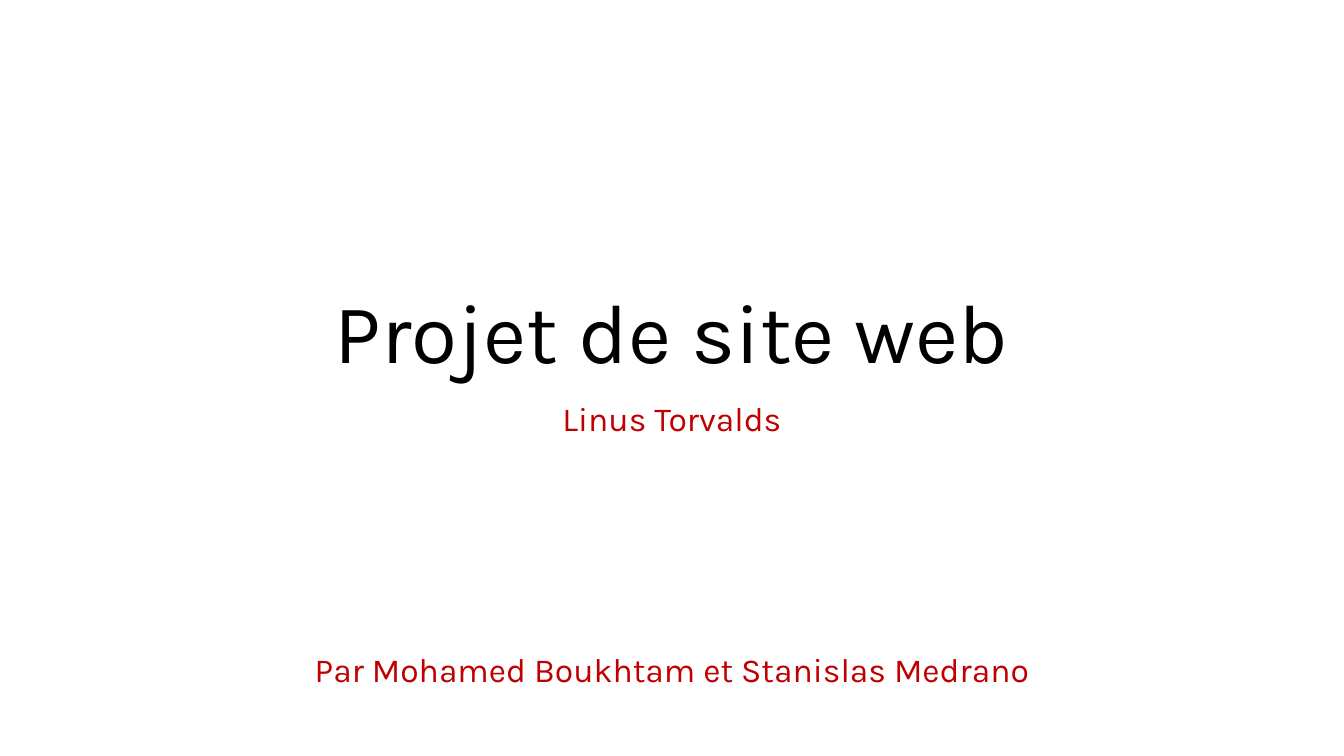
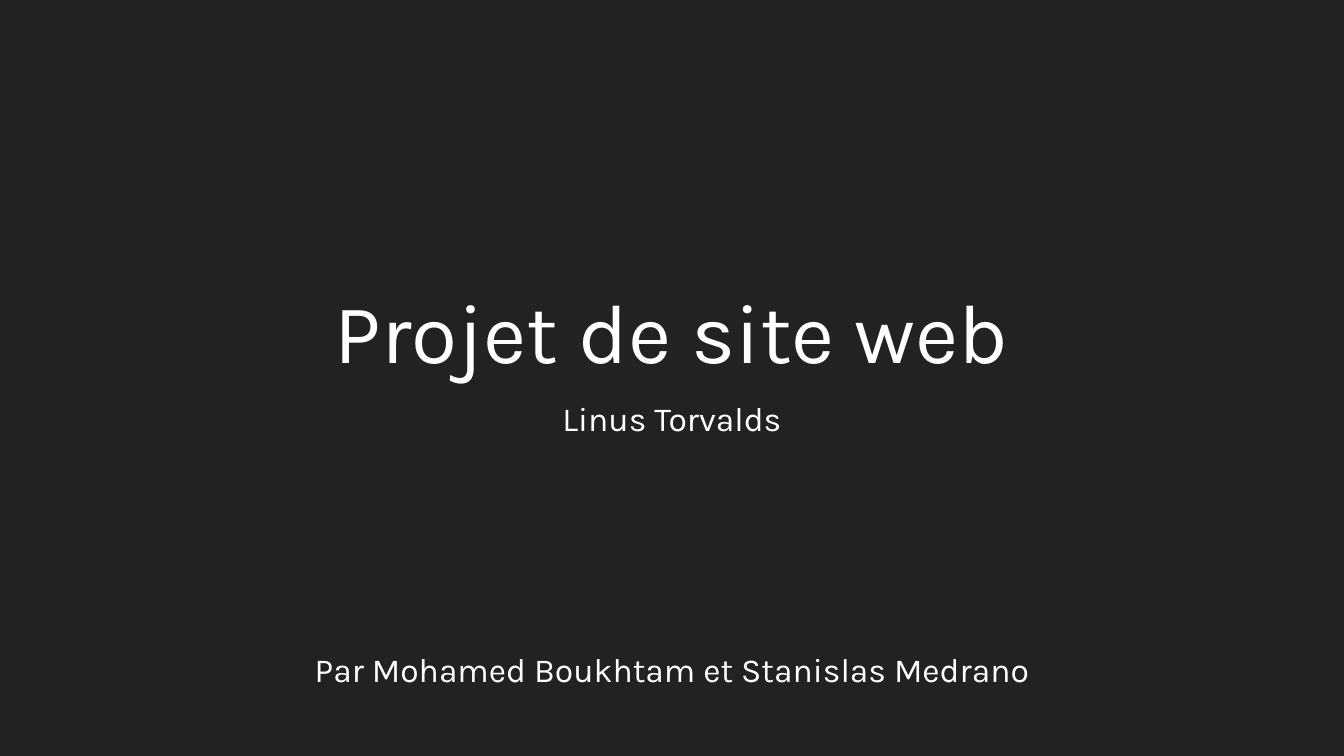
Before and after one commit to stanfrbd/stcodin, a slide deck: slide 1 of documents/Projet_Codin_StanislasMedrano_MohamedBoukhtam.pptx. Drawn at 1344x756 pixels with LibreOffice and Linux fonts; fonts in the diff are those of the drawing; background and template pictures are left out. Boxes give left, top, right and bottom in pixels: in the first picture for what was removed or moved away, otherwise in the second. Text is boxed around its words. In the diff, an @@ line names an element or a change of style, - is before the commit and + after.

```diff
--- a/documents/Projet_Codin_StanislasMedrano_MohamedBoukhtam.pptx
+++ b/documents/Projet_Codin_StanislasMedrano_MohamedBoukhtam.pptx
@@ background #FFFFFF to #222222 @@
@@ title "Projet de site web" at [335,305,1009,383]: text colour #000000 to #FFFFFF @@
@@ subtitle "Linus Torvalds" at [315,408,1029,683]: text colour #C00000 to #FFFFFF @@
```
Also in this commit, not shown: 3 other slides changed, 10 slides added, 2 slides removed, 2 other files.
